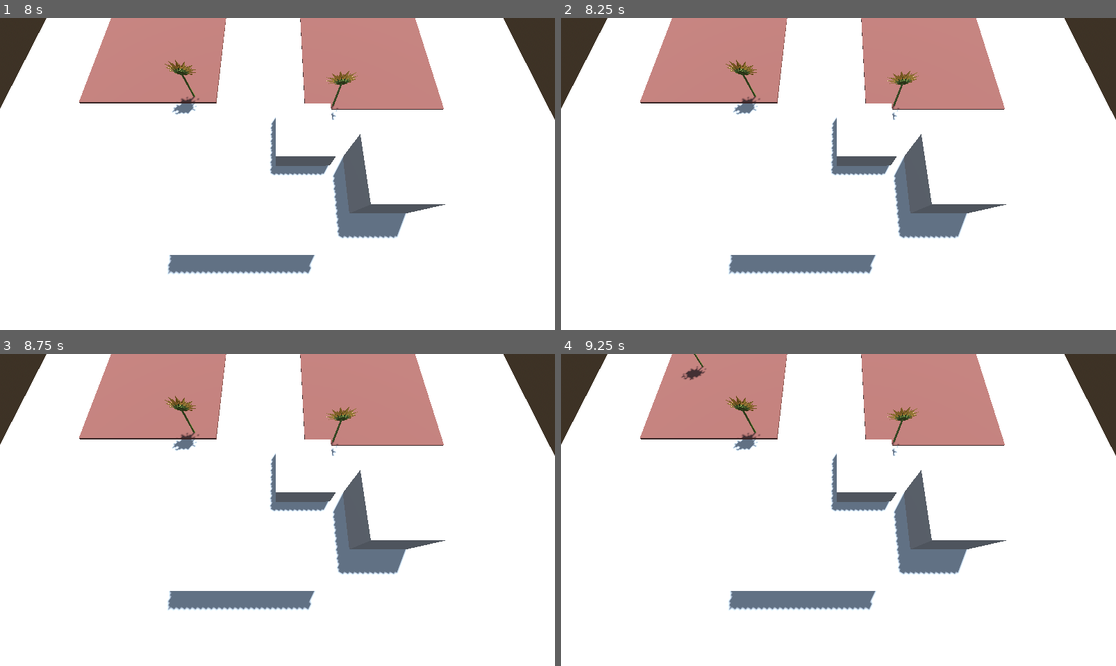
Above: before the commit, frames 1-4 (two rows, left to right).
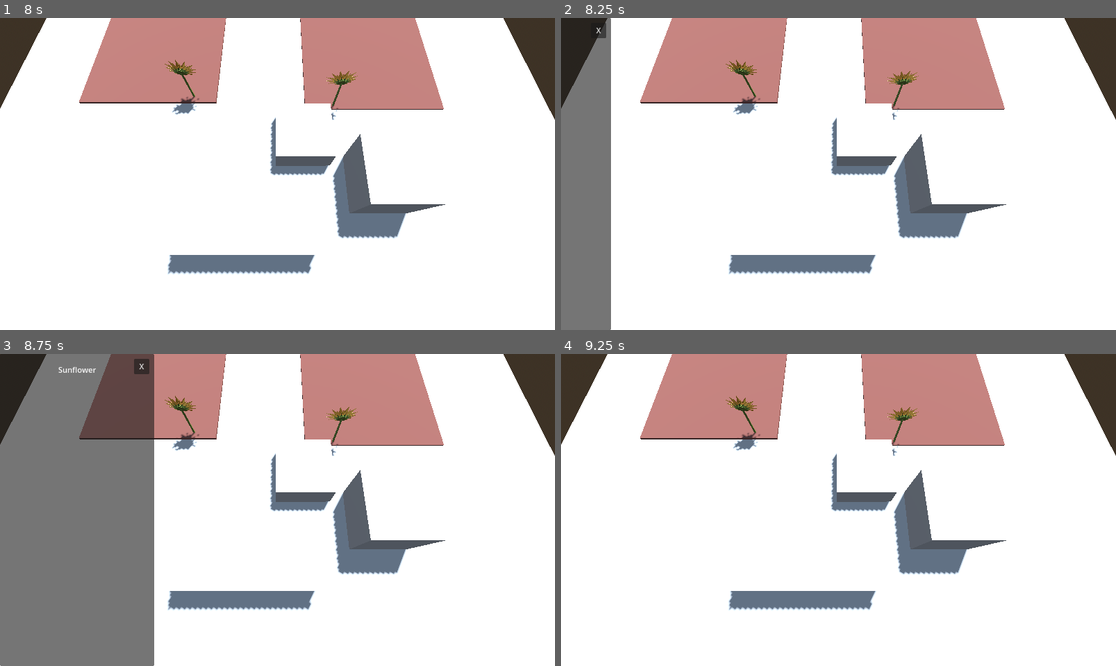
Above: after the commit, the same moments.

Repository: ToBinio/secrets-of-soil
Game: Godot game, scene res://scenes/main.tscn
Two runs of this game, one before a commit and one after it. Both use one fixed random seed, a clock stepped at 60 frames per second and the inputs below.
Inputs (mouse positions are in pixels of both pictures, inside the frame that each line leads up to):
- Up to frame 1 (8 s): tap Enter at 0.5, 2, 3.5 s; move the mouse to (399, 158) at 0.52 s; click (399, 158) at 0.67 s; tap Space at 1.25, 2.75, 4.25 s; move the mouse to (166, 189) at 1.27 s; click (166, 189) at 1.42 s; move the mouse to (333, 105) at 2.02 s; click (333, 105) at 2.17 s; move the mouse to (249, 236) at 2.77 s; click (249, 236) at 2.92 s; move the mouse to (444, 220) at 3.52 s; click (444, 220) at 3.67 s; move the mouse to (111, 127) at 4.27 s; click (111, 127) at 4.42 s; move the mouse to (305, 174) at 5.02 s; click (305, 174) at 5.17 s; move the mouse to (194, 96) at 5.77 s; click (194, 96) at 5.92 s; move the mouse to (399, 158) at 6.52 s; click (399, 158) at 6.67 s; move the mouse to (166, 189) at 7.27 s; click (166, 189) at 7.42 s
- Up to frame 2 (8.25 s): move the mouse to (894, 105) at 8.02 s; click (894, 105) at 8.17 s
- Up to frame 3 (8.75 s): no input
- Up to frame 4 (9.25 s): click (705, 366) at 8.75 s, where only the run after the commit has a clickable "X"

Frame 1 is identical in both runs. In frame 2, 7.9% of the frame differs, in the area x 0-10%, y 0-100%; in frame 3, 26%, in the area x 0-28%, y 0-100%; in frame 4, 0.1%.

Commit message:
show plant info on plant click

Diff:
--- a/project.godot
+++ b/project.godot
@@ -15,6 +15,10 @@
 config/features=PackedStringArray("4.4", "GL Compatibility")
 config/icon="res://icon.svg"
 
+[autoload]
+
+PlantInfo="*res://scripts/autoloads/plantInfo.gd"
+
 [rendering]
 
 renderer/rendering_method="gl_compatibility"
--- a/scenes/field.tscn
+++ b/scenes/field.tscn
@@ -1,7 +1,8 @@
-[gd_scene load_steps=6 format=3 uid="uid://dpg1chidhkvy3"]
+[gd_scene load_steps=7 format=3 uid="uid://dpg1chidhkvy3"]
 
 [ext_resource type="Script" uid="uid://c6qxasibnqplc" path="res://scripts/field.gd" id="1_6pmjc"]
-[ext_resource type="Resource" uid="uid://c2i5h20773boj" path="res://scripts/resources/plants/sunflower.tres" id="2_ttalb"]
+[ext_resource type="Resource" uid="uid://c85nr0tqy0565" path="res://scripts/resources/plants/sunflower.tres" id="2_ttalb"]
+[ext_resource type="PackedScene" uid="uid://bfvklom7mvg26" path="res://scenes/plants/sunflower.tscn" id="3_lptdg"]
 
 [sub_resource type="BoxShape3D" id="BoxShape3D_ycb0e"]
 size = Vector3(5, 0.1, 5)
@@ -15,7 +16,8 @@
 
 [node name="Field" type="Node3D"]
 script = ExtResource("1_6pmjc")
-flower = ExtResource("2_ttalb")
+plant = ExtResource("2_ttalb")
+scene = ExtResource("3_lptdg")
 max_water = 100.0
 
 [node name="Area3D" type="Area3D" parent="."]
--- /dev/null
+++ b/scenes/info.gd
@@ -0,0 +1,25 @@
+extends Control
+
+@onready var animation_player: AnimationPlayer = $AnimationPlayer
+@onready var label: Label = $Panel/Label
+
+var _open: bool = false;
+
+func _ready() -> void:
+	PlantInfo.on_plant_show.connect(_on_plant_show)
+
+func _on_plant_show(plant: Plant):
+	label.text = plant.name
+
+	if(_open):
+		return
+
+	animation_player.play("slideIn")
+	_open = true
+
+func _on_close_button_down() -> void:
+	if(!_open):
+		return
+
+	animation_player.play("slideOut")
+	_open = false
--- /dev/null
+++ b/scenes/info.tscn
@@ -0,0 +1,107 @@
+[gd_scene load_steps=6 format=3 uid="uid://cec3esephtkpq"]
+
+[ext_resource type="Script" uid="uid://rv4c16td201r" path="res://scenes/info.gd" id="1_6cmwp"]
+
+[sub_resource type="Animation" id="Animation_kin2u"]
+length = 0.001
+tracks/0/type = "value"
+tracks/0/imported = false
+tracks/0/enabled = true
+tracks/0/path = NodePath("Panel:position:x")
+tracks/0/interp = 1
+tracks/0/loop_wrap = true
+tracks/0/keys = {
+"times": PackedFloat32Array(0),
+"transitions": PackedFloat32Array(1),
+"update": 0,
+"values": [-326.0]
+}
+
+[sub_resource type="Animation" id="Animation_6cmwp"]
+resource_name = "slideIn"
+length = 0.2
+tracks/0/type = "value"
+tracks/0/imported = false
+tracks/0/enabled = true
+tracks/0/path = NodePath("Panel:position:x")
+tracks/0/interp = 1
+tracks/0/loop_wrap = true
+tracks/0/keys = {
+"times": PackedFloat32Array(0, 0.2),
+"transitions": PackedFloat32Array(0.7, 0.7),
+"update": 0,
+"values": [-326.0, 0.0]
+}
+
+[sub_resource type="Animation" id="Animation_1t52y"]
+resource_name = "slideOut"
+length = 0.2
+tracks/0/type = "value"
+tracks/0/imported = false
+tracks/0/enabled = true
+tracks/0/path = NodePath("Panel:position:x")
+tracks/0/interp = 1
+tracks/0/loop_wrap = true
+tracks/0/keys = {
+"times": PackedFloat32Array(0, 0.2),
+"transitions": PackedFloat32Array(0.707107, 0.707107),
+"update": 0,
+"values": [0.0, -329.0]
+}
+
+[sub_resource type="AnimationLibrary" id="AnimationLibrary_3wikv"]
+_data = {
+&"RESET": SubResource("Animation_kin2u"),
+&"slideIn": SubResource("Animation_6cmwp"),
+&"slideOut": SubResource("Animation_1t52y")
+}
+
+[node name="Info" type="Control"]
+layout_mode = 3
+anchors_preset = 15
+anchor_right = 1.0
+anchor_bottom = 1.0
+grow_horizontal = 2
+grow_vertical = 2
+mouse_filter = 1
+script = ExtResource("1_6cmwp")
+
+[node name="AnimationPlayer" type="AnimationPlayer" parent="."]
+libraries = {
+&"": SubResource("AnimationLibrary_3wikv")
+}
+
+[node name="Panel" type="Panel" parent="."]
+layout_mode = 1
+anchors_preset = 9
+anchor_bottom = 1.0
+offset_left = -326.0
+offset_right = -6.0
+grow_vertical = 2
+
+[node name="Label" type="Label" parent="Panel"]
+layout_mode = 1
+anchors_preset = 5
+anchor_left = 0.5
+anchor_right = 0.5
+offset_left = -76.5
+offset_top = 21.0
+offset_right = 76.5
+offset_bottom = 44.0
+grow_horizontal = 2
+text = "Plant Title"
+horizontal_alignment = 1
+
+[node name="Button" type="Button" parent="Panel"]
+layout_mode = 1
+anchors_preset = 1
+anchor_left = 1.0
+anchor_right = 1.0
+offset_left = -42.0
+offset_top = 10.0
+offset_right = -10.0
+offset_bottom = 42.0
+grow_horizontal = 0
+text = "X"
+
+[connection signal="button_down" from="Panel/Button" to="." method="_on_close_button_down"]
--- a/scenes/main.tscn
+++ b/scenes/main.tscn
@@ -1,7 +1,8 @@
-[gd_scene load_steps=6 format=3 uid="uid://c4l41075qhjsw"]
+[gd_scene load_steps=7 format=3 uid="uid://c4l41075qhjsw"]
 
 [ext_resource type="Script" uid="uid://ck4nxaeidpcxl" path="res://scripts/camera.gd" id="1_0wfyh"]
 [ext_resource type="PackedScene" uid="uid://22wsbw7e8njp" path="res://scenes/world.tscn" id="1_o5qli"]
+[ext_resource type="PackedScene" uid="uid://cec3esephtkpq" path="res://scenes/info.tscn" id="3_sugp2"]
 
 [sub_resource type="ProceduralSkyMaterial" id="ProceduralSkyMaterial_o5qli"]
 sky_horizon_color = Color(0.662243, 0.671743, 0.686743, 1)
@@ -30,4 +31,6 @@
 zoom_speed = 0.15
 zoom_animation_speed = 10.0
 
+[node name="Info" parent="." instance=ExtResource("3_sugp2")]
+
 [node name="World" parent="." instance=ExtResource("1_o5qli")]
--- a/scenes/plants/sunflower.tscn
+++ b/scenes/plants/sunflower.tscn
@@ -1,8 +1,24 @@
-[gd_scene load_steps=2 format=3 uid="uid://bfvklom7mvg26"]
+[gd_scene load_steps=5 format=3 uid="uid://bfvklom7mvg26"]
 
 [ext_resource type="PackedScene" uid="uid://bnju6l2m5u8rc" path="res://assets/plants/sunflower/sunflower.gltf" id="1_40ky6"]
+[ext_resource type="Script" uid="uid://bxpknsj5j8a1v" path="res://scripts/plant-clicker.gd" id="1_uoh7n"]
+[ext_resource type="Resource" uid="uid://c85nr0tqy0565" path="res://scripts/resources/plants/sunflower.tres" id="2_duwge"]
+
+[sub_resource type="CapsuleShape3D" id="CapsuleShape3D_40ky6"]
+radius = 0.474813
+height = 1.5629
 
 [node name="Sunflower" type="Node3D"]
 
+[node name="Clicker" type="Area3D" parent="."]
+script = ExtResource("1_uoh7n")
+plant = ExtResource("2_duwge")
+
+[node name="CollisionShape3D" type="CollisionShape3D" parent="Clicker"]
+transform = Transform3D(1, 0, 0, 0, 1, 0, 0, 0, 1, 0, 0.774343, 0)
+shape = SubResource("CapsuleShape3D_40ky6")
+
 [node name="Visual" parent="." instance=ExtResource("1_40ky6")]
 transform = Transform3D(1, 0, 0, 0, 1, 0, 0, 0, 1, 0, 0, -0.0663506)
+
+[connection signal="input_event" from="Clicker" to="Clicker" method="_on_input_event"]
--- /dev/null
+++ b/scripts/autoloads/plantInfo.gd
@@ -0,0 +1,6 @@
+extends Node
+
+signal on_plant_show(plant: Plant)
+
+func show_plant(plant: Plant):
+	on_plant_show.emit(plant)
--- a/scripts/field.gd
+++ b/scripts/field.gd
@@ -1,6 +1,8 @@
 extends Node3D
 
-@export var flower: Plant
+@export var plant: Plant
+@export var scene: PackedScene
+
 @export var max_water: float
 
 var _water: float;
@@ -10,12 +12,12 @@
 
 func _on_area_3d_input_event(_camera: Node, event: InputEvent, event_position: Vector3, _normal: Vector3, _shape_idx: int) -> void:
 	if event is InputEventMouseButton && event.is_pressed() && event.button_index == MOUSE_BUTTON_LEFT:
-		if(_water - flower.water_consumption < 0):
+		if(_water - plant.water_consumption < 0):
 			return
 
-		_water -= flower.water_consumption;
+		_water -= plant.water_consumption;
 
-		var flower_instance = flower.scene.instantiate()
+		var flower_instance = scene.instantiate()
 		add_child(flower_instance)
 
 		flower_instance.global_position = event_position
--- /dev/null
+++ b/scripts/plant-clicker.gd
@@ -0,0 +1,7 @@
+extends Area3D
+
+@export var plant: Plant
+
+func _on_input_event(_camera: Node, event: InputEvent, _event_position: Vector3, _normal: Vector3, _shape_idx: int) -> void:
+	if event is InputEventMouseButton && event.is_pressed() && event.button_index == MOUSE_BUTTON_LEFT:
+		PlantInfo.show_plant(plant)
--- a/scripts/resources/plant.gd
+++ b/scripts/resources/plant.gd
@@ -1,6 +1,5 @@
 extends Resource
 class_name Plant
 
-@export var scene: PackedScene
-
+@export var name: String
 @export var water_consumption: float
--- a/scripts/resources/plants/sunflower.tres
+++ b/scripts/resources/plants/sunflower.tres
@@ -1,10 +1,9 @@
-[gd_resource type="Resource" script_class="Plant" load_steps=3 format=3 uid="uid://c2i5h20773boj"]
+[gd_resource type="Resource" script_class="Plant" load_steps=2 format=3 uid="uid://c85nr0tqy0565"]
 
-[ext_resource type="Script" uid="uid://c2qk2325ok2gv" path="res://scripts/resources/plant.gd" id="1_3cfa8"]
-[ext_resource type="PackedScene" uid="uid://bfvklom7mvg26" path="res://scenes/plants/sunflower.tscn" id="1_tbiuf"]
+[ext_resource type="Script" uid="uid://c2qk2325ok2gv" path="res://scripts/resources/plant.gd" id="2_ptpjg"]
 
 [resource]
-script = ExtResource("1_3cfa8")
-scene = ExtResource("1_tbiuf")
+script = ExtResource("2_ptpjg")
+name = "Sunflower"
 water_consumption = 10.0
 metadata/_custom_type_script = "uid://c2qk2325ok2gv"
Not shown, added: scenes/info.gd.uid
Not shown, added: scripts/autoloads/plantInfo.gd.uid
Not shown, added: scripts/plant-clicker.gd.uid
